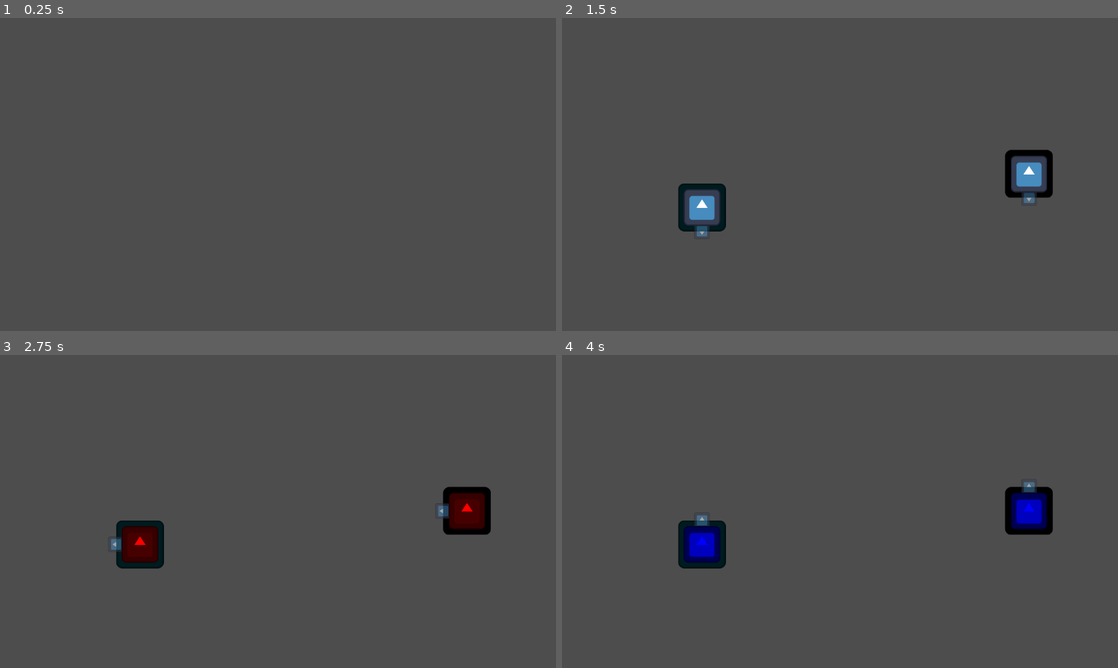
Above: before the commit, frames 1-4 (two rows, left to right).
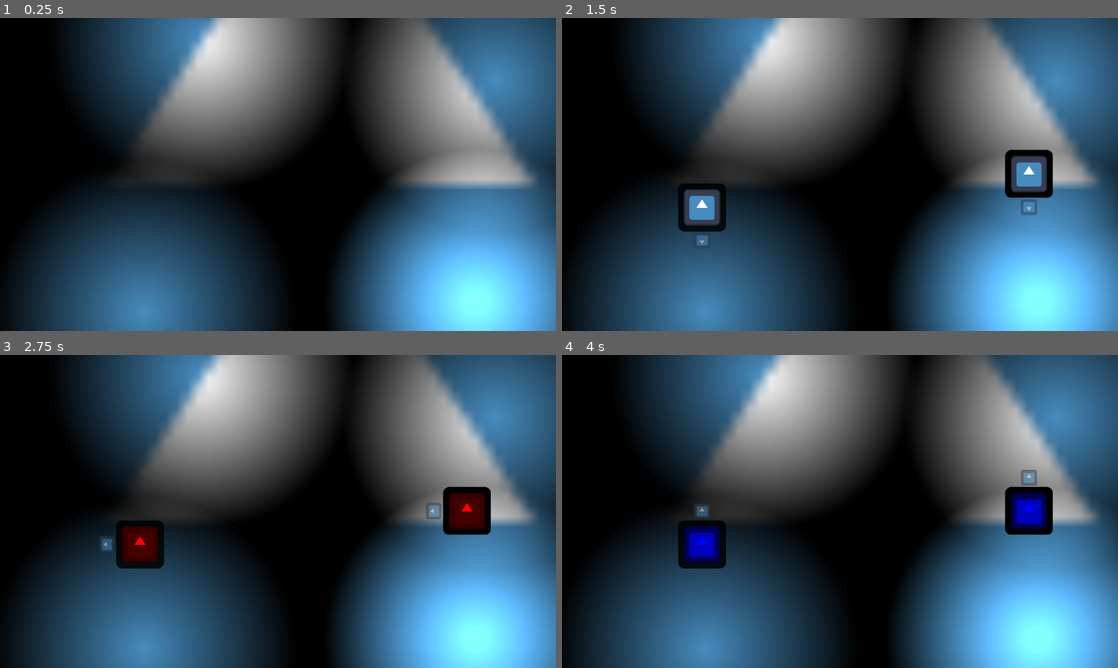
Above: after the commit, the same moments.

Repository: StickyBeacon/balloons
Game: Godot game, scene res://spaces/world.tscn
Two runs of this game, one before a commit and one after it. Both use one fixed random seed, a clock stepped at 60 frames per second and the inputs below. The engine's default icon, where the game draws it, is replaced by a stand-in: a white triangle on a blue panel in a dark square.
Inputs (mouse positions are in pixels of both pictures, inside the frame that each line leads up to):
- Up to frame 1 (0.25 s): no input
- Up to frame 2 (1.5 s): tap Enter at 0.5 s; move the mouse to (962, 158) at 0.52 s; click (962, 158) at 0.67 s; move the mouse to (728, 190) at 1.27 s; click (728, 190) at 1.42 s
- Up to frame 3 (2.75 s): move the mouse to (333, 442) at 2.02 s; click (333, 442) at 2.17 s
- Up to frame 4 (4 s): move the mouse to (812, 574) at 2.77 s; click (812, 574) at 2.92 s; move the mouse to (1006, 558) at 3.52 s; click (1006, 558) at 3.67 s

The runs differ from the first frame. In frame 1, 93% of the frame differs, in the area x 0-100%, y 0-100%; in frame 2, 90%; in frame 3, 90%; in frame 4, 90%.

Commit message:
Lighting test

Diff:
--- a/items/bom.tscn
+++ b/items/bom.tscn
@@ -1,8 +1,9 @@
-[gd_scene load_steps=5 format=3 uid="uid://gb8gn71yduqt"]
+[gd_scene load_steps=6 format=3 uid="uid://gb8gn71yduqt"]
 
 [ext_resource type="PackedScene" uid="uid://b1tepfbuvkv0e" path="res://items/item.tscn" id="1_f0ie4"]
 [ext_resource type="Script" uid="uid://be2ttfjukscxb" path="res://items/bom.gd" id="2_w81c7"]
 [ext_resource type="Texture2D" uid="uid://d0c3yt2ugmg7e" path="res://icon.svg" id="3_revlv"]
+[ext_resource type="Material" uid="uid://ctq6nmm1vsks1" path="res://materials/neon.tres" id="3_vk0et"]
 
 [sub_resource type="CircleShape2D" id="CircleShape2D_w81c7"]
 radius = 133.82077
@@ -30,6 +31,7 @@
 [node name="Icon2" type="Sprite2D" parent="BomArea" index="0"]
 modulate = Color(1, 0, 0, 0.41960785)
 z_index = 10
+material = ExtResource("3_vk0et")
 scale = Vector2(2.088124, 2.088124)
 texture = ExtResource("3_revlv")
 
--- a/items/bouncy_ball.tscn
+++ b/items/bouncy_ball.tscn
@@ -1,7 +1,8 @@
-[gd_scene load_steps=5 format=3 uid="uid://cvkydi25asxnt"]
+[gd_scene load_steps=6 format=3 uid="uid://cvkydi25asxnt"]
 
 [ext_resource type="PackedScene" uid="uid://b1tepfbuvkv0e" path="res://items/item.tscn" id="1_ykr6r"]
 [ext_resource type="Script" uid="uid://cxatrxqtd4xtc" path="res://items/bouncy_ball.gd" id="2_4r5u0"]
+[ext_resource type="Material" uid="uid://ctq6nmm1vsks1" path="res://materials/neon.tres" id="3_4r5u0"]
 
 [sub_resource type="PhysicsMaterial" id="PhysicsMaterial_ykr6r"]
 friction = 0.0
@@ -20,6 +21,7 @@
 
 [node name="Icon" parent="." index="1"]
 modulate = Color(0, 0.6482414, 0.15528259, 1)
+material = ExtResource("3_4r5u0")
 
 [node name="PlayerDetector" type="Area2D" parent="." index="2"]
 collision_layer = 0
--- a/items/grapple.tscn
+++ b/items/grapple.tscn
@@ -1,7 +1,8 @@
-[gd_scene load_steps=5 format=3 uid="uid://bvrwnnf8gg0u0"]
+[gd_scene load_steps=6 format=3 uid="uid://bvrwnnf8gg0u0"]
 
 [ext_resource type="PackedScene" uid="uid://b1tepfbuvkv0e" path="res://items/item.tscn" id="1_o3t4n"]
 [ext_resource type="Script" uid="uid://c7thi0afjh8sh" path="res://items/grapple.gd" id="2_slp1j"]
+[ext_resource type="Material" uid="uid://ctq6nmm1vsks1" path="res://materials/neon.tres" id="3_1yruj"]
 [ext_resource type="Texture2D" uid="uid://d0c3yt2ugmg7e" path="res://icon.svg" id="3_16mqn"]
 
 [sub_resource type="CircleShape2D" id="CircleShape2D_16mqn"]
@@ -13,10 +14,12 @@
 
 [node name="Icon" parent="." index="1"]
 modulate = Color(0.25272983, 0.50369453, 1, 1)
+material = ExtResource("3_1yruj")
 
 [node name="Icon3" type="Sprite2D" parent="Icon" index="0"]
 modulate = Color(0.25272983, 0.50369453, 1, 1)
 z_index = 10
+material = ExtResource("3_1yruj")
 position = Vector2(91.29796, -54.10249)
 scale = Vector2(0.6019555, 1.3500773)
 texture = ExtResource("3_16mqn")
@@ -24,6 +27,7 @@
 [node name="Icon4" type="Sprite2D" parent="Icon" index="1"]
 modulate = Color(0.25272983, 0.50369453, 1, 1)
 z_index = 10
+material = ExtResource("3_1yruj")
 position = Vector2(-91.29795, -54.10249)
 scale = Vector2(0.6019555, 1.3500773)
 texture = ExtResource("3_16mqn")
--- a/items/item.tscn
+++ b/items/item.tscn
@@ -1,7 +1,8 @@
-[gd_scene load_steps=4 format=3 uid="uid://b1tepfbuvkv0e"]
+[gd_scene load_steps=5 format=3 uid="uid://b1tepfbuvkv0e"]
 
 [ext_resource type="Script" uid="uid://cbnxhflpt4ow" path="res://items/item.gd" id="1_pxpuq"]
 [ext_resource type="Texture2D" uid="uid://d0c3yt2ugmg7e" path="res://icon.svg" id="2_buahv"]
+[ext_resource type="Material" uid="uid://ctq6nmm1vsks1" path="res://materials/neon.tres" id="2_k7rtb"]
 
 [sub_resource type="CircleShape2D" id="CircleShape2D_pxpuq"]
 radius = 32.75668
@@ -18,5 +19,6 @@
 [node name="Icon" type="Sprite2D" parent="."]
 modulate = Color(1, 0, 0, 1)
 z_index = 10
+material = ExtResource("2_k7rtb")
 scale = Vector2(0.295735, 0.295735)
 texture = ExtResource("2_buahv")
--- /dev/null
+++ b/materials/neon.tres
@@ -0,0 +1,4 @@
+[gd_resource type="CanvasItemMaterial" format=3 uid="uid://ctq6nmm1vsks1"]
+
+[resource]
+light_mode = 1
--- a/player/player_balloon.tscn
+++ b/player/player_balloon.tscn
@@ -1,7 +1,8 @@
-[gd_scene load_steps=10 format=3 uid="uid://b5psgwewk1v3"]
+[gd_scene load_steps=12 format=3 uid="uid://b5psgwewk1v3"]
 
 [ext_resource type="Script" uid="uid://ov74tu5f2qaq" path="res://player/player_balloon.gd" id="1_5o7mk"]
 [ext_resource type="Texture2D" uid="uid://d0c3yt2ugmg7e" path="res://icon.svg" id="1_f47xf"]
+[ext_resource type="Material" uid="uid://ctq6nmm1vsks1" path="res://materials/neon.tres" id="3_11r0i"]
 [ext_resource type="Script" uid="uid://b1v3yn4eib51f" path="res://player/aimer.gd" id="3_67ajk"]
 [ext_resource type="Script" uid="uid://b2tqqnkabodfk" path="res://player/ammo_switcher.gd" id="4_30ftv"]
 [ext_resource type="Script" uid="uid://2yrddu6k5r8h" path="res://player/state_machine.gd" id="4_homko"]
@@ -14,6 +15,9 @@
 
 [sub_resource type="CircleShape2D" id="CircleShape2D_5o7mk"]
 radius = 50.0
+
+[sub_resource type="OccluderPolygon2D" id="OccluderPolygon2D_5se1h"]
+polygon = PackedVector2Array(50, -50, 50, 50, -50, 50, -50, -50)
 
 [node name="PlayerBalloon" type="RigidBody2D"]
 collision_layer = 2
@@ -29,9 +33,17 @@
 scale = Vector2(0.77273715, 0.77273715)
 texture = ExtResource("1_f47xf")
 
+[node name="CharacterFace" type="Sprite2D" parent="."]
+unique_name_in_owner = true
+z_index = 1
+material = ExtResource("3_11r0i")
+scale = Vector2(0.4471768, 0.4471768)
+texture = ExtResource("1_f47xf")
+
 [node name="AmmoIcon" type="Sprite2D" parent="."]
 unique_name_in_owner = true
 z_index = 1
+material = ExtResource("3_11r0i")
 scale = Vector2(0.5906888, 0.5906888)
 texture = ExtResource("1_f47xf")
 
@@ -43,8 +55,10 @@
 modulate = Color(1, 1, 1, 0.5019608)
 
 [node name="AimerIcon" type="Sprite2D" parent="AimerNode"]
-position = Vector2(0, -50)
-scale = Vector2(0.2508161, 0.2508161)
+z_index = 10
+material = ExtResource("3_11r0i")
+position = Vector2(0, -69)
+scale = Vector2(0.26148868, 0.24888054)
 texture = ExtResource("1_f47xf")
 
 [node name="PrivateScripts" type="Node" parent="."]
@@ -73,4 +87,8 @@
 unique_name_in_owner = true
 script = ExtResource("6_5se1h")
 
+[node name="LightOccluder2D" type="LightOccluder2D" parent="."]
+visible = false
+occluder = SubResource("OccluderPolygon2D_5se1h")
+
 [connection signal="timeout" from="PrivateScripts/AmmoSwitcher/AmmoSwitchTimer" to="PrivateScripts/AmmoSwitcher" method="_on_ammo_switch_timer_timeout"]
--- a/player/state_machine.gd
+++ b/player/state_machine.gd
@@ -10,14 +10,17 @@
 		else:
 			%AimerNode.modulate.a = 0.5
 		%AmmoIcon.visible = not value
+		%CharacterFace.visible = value
 
 
 func press_button() -> void:
 	if _is_aiming:
 		shoot()
+		%AimerNode.modulate = Color.WHITE
 		%AmmoSwitcher.switch_ammo()
 		%AmmoSwitchTimer.start()
 	else:
+		%AimerNode.modulate = %AmmoIcon.modulate
 		%AmmoSwitchTimer.stop()
 		pass
 	_is_aiming = not _is_aiming
--- a/player/voter_balloon.tscn
+++ b/player/voter_balloon.tscn
@@ -1,7 +1,8 @@
-[gd_scene load_steps=4 format=3 uid="uid://8jsdqtei6228"]
+[gd_scene load_steps=5 format=3 uid="uid://8jsdqtei6228"]
 
 [ext_resource type="Script" uid="uid://bc07w0xffnix4" path="res://player/voter_balloon.gd" id="1_kjh50"]
 [ext_resource type="Texture2D" uid="uid://d0c3yt2ugmg7e" path="res://icon.svg" id="2_h8qle"]
+[ext_resource type="Material" uid="uid://ctq6nmm1vsks1" path="res://materials/neon.tres" id="2_rhxo1"]
 [ext_resource type="Script" uid="uid://86n23fca6om1" path="res://player/vote_action.gd" id="3_0uapk"]
 
 [node name="VoterBalloon" type="Node2D"]
@@ -9,6 +10,7 @@
 
 [node name="Icon" type="Sprite2D" parent="."]
 modulate = Color(0, 0, 0, 0.39215687)
+material = ExtResource("2_rhxo1")
 texture = ExtResource("2_h8qle")
 
 [node name="Label" type="Label" parent="."]
--- a/spaces/world.tscn
+++ b/spaces/world.tscn
@@ -1,10 +1,11 @@
-[gd_scene load_steps=11 format=3 uid="uid://34jjdlmu6dgd"]
+[gd_scene load_steps=14 format=3 uid="uid://34jjdlmu6dgd"]
 
 [ext_resource type="Script" uid="uid://peyfa7wq278g" path="res://spaces/player_container.gd" id="1_4q24o"]
 [ext_resource type="PackedScene" uid="uid://b5psgwewk1v3" path="res://player/player_balloon.tscn" id="1_7tu88"]
 [ext_resource type="Script" uid="uid://bt36tt4mqf6wo" path="res://spaces/round_manager.gd" id="1_v3yrf"]
 [ext_resource type="Script" uid="uid://b07gk6061450v" path="res://player/balloon_resource.gd" id="4_5syc4"]
 [ext_resource type="Script" uid="uid://cly2ednkigx13" path="res://spaces/map_manager.gd" id="5_mtx37"]
+[ext_resource type="Texture2D" uid="uid://d0c3yt2ugmg7e" path="res://icon.svg" id="6_6trjl"]
 
 [sub_resource type="InputEventKey" id="InputEventKey_5syc4"]
 device = -1
@@ -29,7 +30,22 @@
 
 [sub_resource type="WorldBoundaryShape2D" id="WorldBoundaryShape2D_7tu88"]
 
+[sub_resource type="Gradient" id="Gradient_6trjl"]
+offsets = PackedFloat32Array(0, 0.7133333)
+colors = PackedColorArray(1, 1, 1, 1, 0, 0, 0, 1)
+
+[sub_resource type="GradientTexture2D" id="GradientTexture2D_w8oon"]
+gradient = SubResource("Gradient_6trjl")
+fill = 1
+fill_from = Vector2(0.5, 0.5)
+fill_to = Vector2(1, 1)
+
 [node name="World" type="Node2D"]
+
+[node name="CanvasModulate" type="CanvasModulate" parent="."]
+color = Color(0, 0, 0, 1)
+
+[node name="CanvasLayer" type="CanvasLayer" parent="."]
 
 [node name="Camera2D" type="Camera2D" parent="."]
 
@@ -57,7 +73,7 @@
 
 [node name="StaticBody2D2" type="StaticBody2D" parent="."]
 position = Vector2(-3, -322)
-rotation = 3.1415927
+rotation = -3.1415925
 collision_mask = 0
 
 [node name="CollisionShape2D" type="CollisionShape2D" parent="StaticBody2D2"]
@@ -65,7 +81,7 @@
 
 [node name="StaticBody2D3" type="StaticBody2D" parent="."]
 position = Vector2(580, 0)
-rotation = 4.712389
+rotation = -1.5707964
 collision_mask = 0
 
 [node name="CollisionShape2D" type="CollisionShape2D" parent="StaticBody2D3"]
@@ -82,3 +98,39 @@
 [node name="MapManager" type="Node2D" parent="."]
 unique_name_in_owner = true
 script = ExtResource("5_mtx37")
+
+[node name="PointLight2D" type="PointLight2D" parent="."]
+position = Vector2(-159, -279)
+scale = Vector2(9.981468, 9.981468)
+shadow_enabled = true
+texture = SubResource("GradientTexture2D_w8oon")
+
+[node name="PointLight2D2" type="PointLight2D" parent="."]
+position = Vector2(450, -194)
+scale = Vector2(9.981468, 9.981468)
+shadow_enabled = true
+texture = SubResource("GradientTexture2D_w8oon")
+
+[node name="PointLight2D3" type="PointLight2D" parent="."]
+position = Vector2(-278, 285)
+scale = Vector2(9.981468, 9.981468)
+shadow_enabled = true
+texture = SubResource("GradientTexture2D_w8oon")
+
+[node name="PointLight2D4" type="PointLight2D" parent="."]
+position = Vector2(410, 264)
+scale = Vector2(9.981468, 9.981468)
+shadow_enabled = true
+texture = SubResource("GradientTexture2D_w8oon")
+
+[node name="PointLight2D5" type="PointLight2D" parent="."]
+position = Vector2(410, 264)
+scale = Vector2(9.981468, 9.981468)
+shadow_enabled = true
+texture = SubResource("GradientTexture2D_w8oon")
+
+[node name="Icon" type="Sprite2D" parent="."]
+z_index = -20
+position = Vector2(89, -23)
+scale = Vector2(22.151295, 22.151295)
+texture = ExtResource("6_6trjl")
